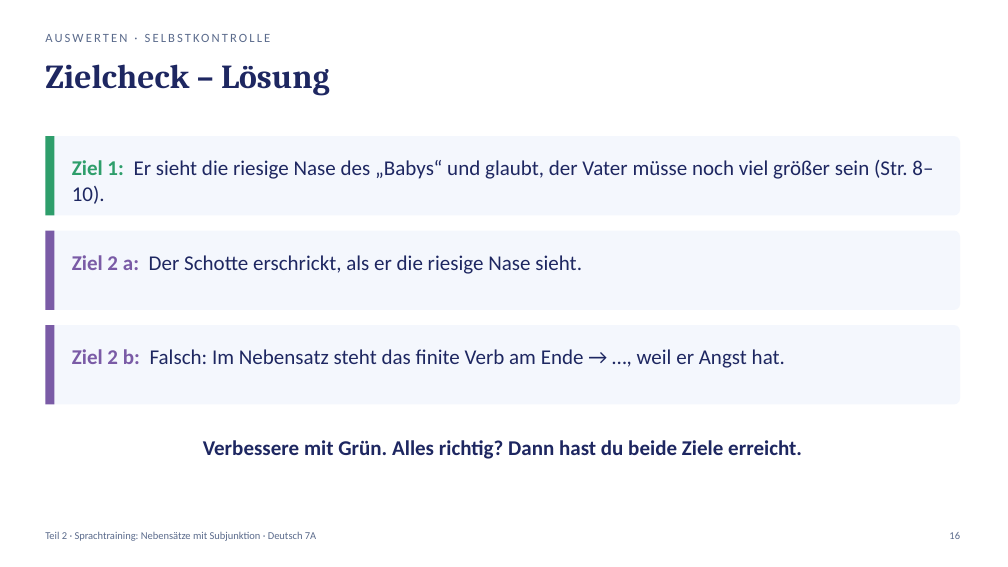
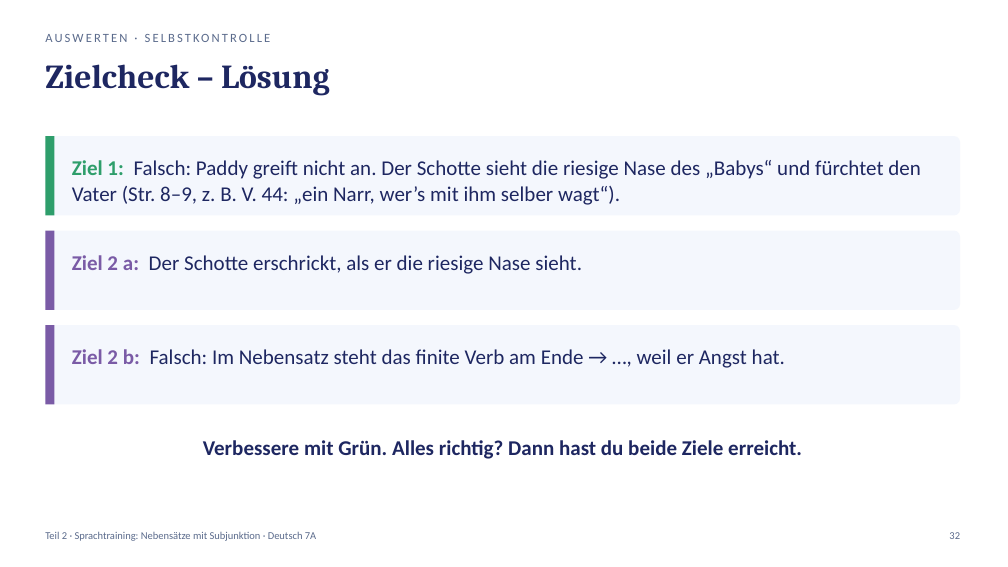
Before and after one commit to golzkonstantin-gif/Schule, a slide deck: slide 32 of Deutsch_7A/Balladen/Woche2/Mittwoch_04-11_Deutsch_7A.pptx (slide 16 before the commit). Drawn at 1008x567 pixels with LibreOffice and Linux fonts; fonts in the diff are those of the drawing. Boxes give left, top, right and bottom in pixels: in the first picture for what was removed or moved away, otherwise in the second. Text is boxed around its words. In the diff, an @@ line names an element or a change of style, - is before the commit and + after.

```diff
--- a/Deutsch_7A/Balladen/Woche2/Mittwoch_04-11_Deutsch_7A.pptx
+++ b/Deutsch_7A/Balladen/Woche2/Mittwoch_04-11_Deutsch_7A.pptx
@@ text at (72,160,921,205): text changed @@
-Ziel 1: Er sieht die riesige Nase des „Babys“ und glaubt, der Vater müsse noch viel größer sein (Str. 8–10).
+Ziel 1: Falsch: Paddy greift nicht an. Der Schotte sieht die riesige Nase des „Babys“ und fürchtet den Vater (Str. 8–9, z. B. V. 44: „ein Narr, wer’s mit ihm selber wagt“).
@@ text at (949,532,960,539): text changed @@
-16
+32
```
Also in this commit, not shown: 10 other slides changed, 17 slides added, 1 slide removed, 15 other files.
